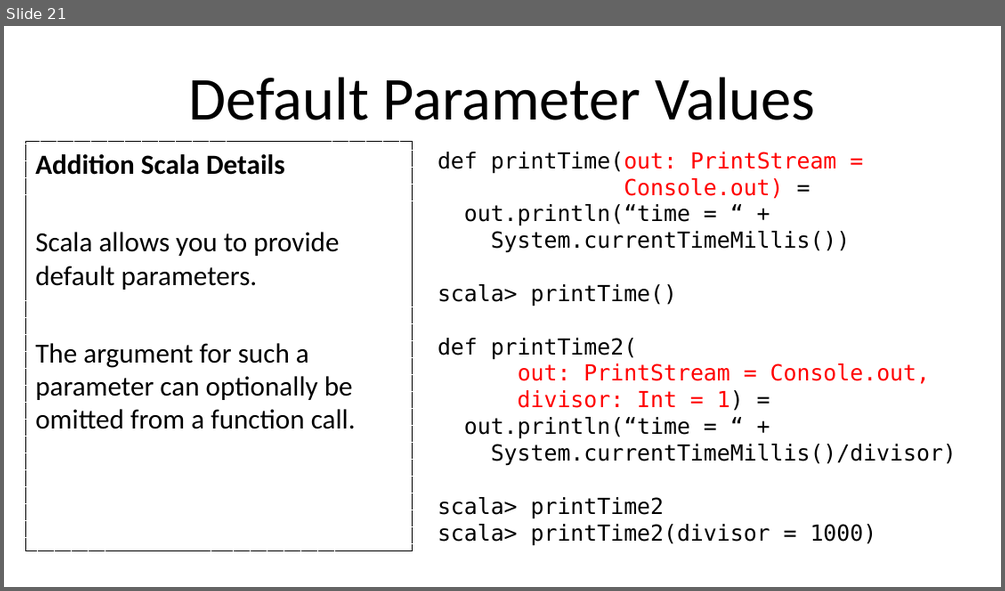
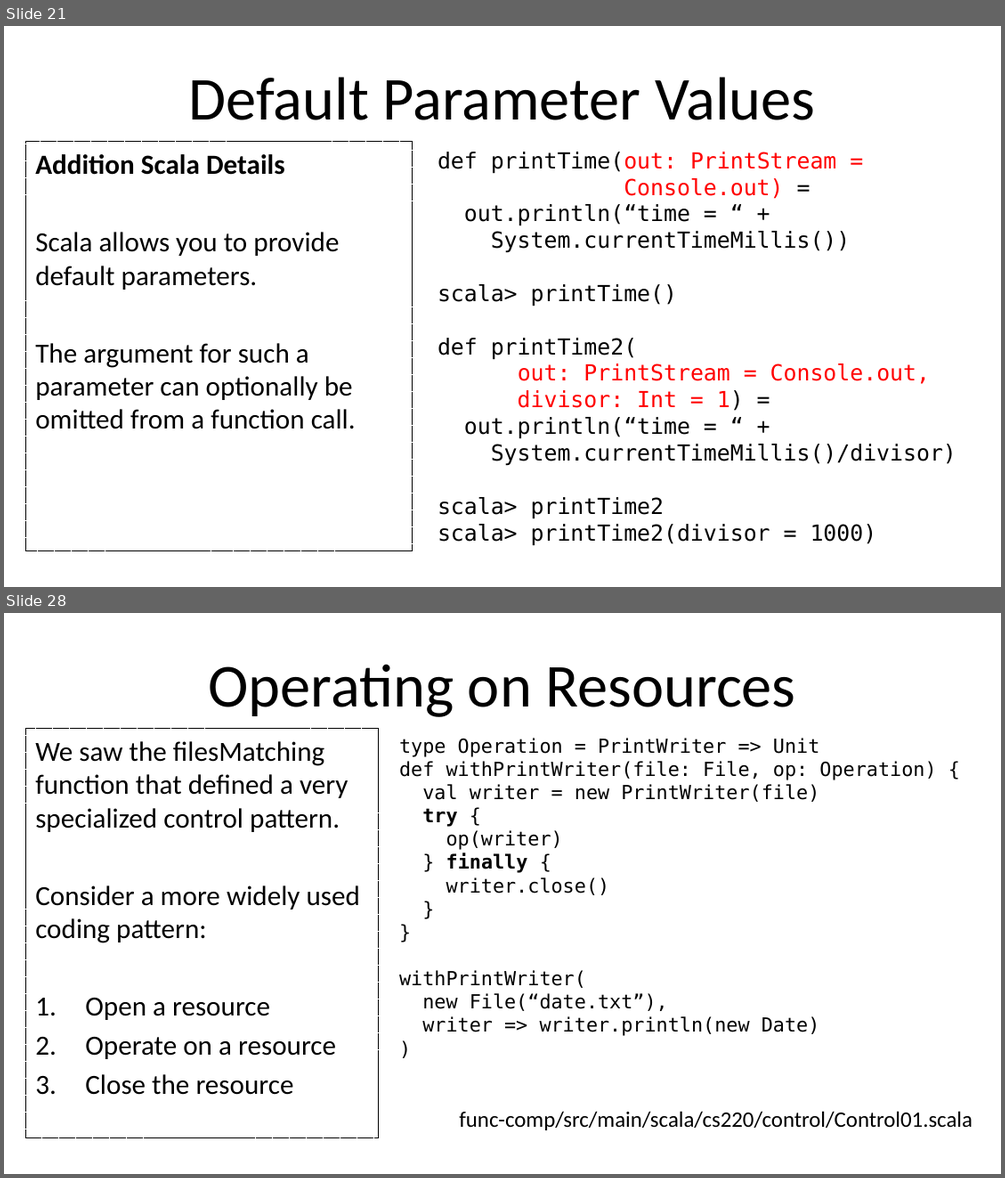
Before and after one commit to umass-cs-220/weekly-topic-control-abstraction, a slide deck: slides/control-abstraction.pptx. Shown one above the other, each under a label of ours: slide 21 before the commit, slides 21 and 28 after it; the slides between them are not shown. The pictures are 1005x591 and 1005x1178 pixels, drawn with LibreOffice and Linux fonts; fonts in the diff are those of the drawing; background and template pictures are left out. Boxes give left, top, right and bottom in pixels: in the first picture for what was removed or moved away, otherwise in the second. Text is boxed around its words. In the diff, an @@ line names an element or a change of style, - is before the commit and + after.

```diff
--- a/slides/control-abstraction.pptx
+++ b/slides/control-abstraction.pptx
@@ slide 28 added at (4,613,1001,1174), background #FFFFFF @@
@@ title added at (208,664,795,717), 44 pt, text #000000 @@
+Operating on Resources
@@ text added at (26,729,379,1138), outline #000000 0.75 pt dashed, 20 pt, text #000000 @@
+We saw the filesMatching function that defined a very specialized control pattern.
+Consider a more widely used coding pattern:
+1. Open a resource
+2. Operate on a resource
+3. Close the resource
@@ text added at (399,738,936,1036), 14 pt, text #000000 @@
+type Operation = PrintWriter => Unit
+def withPrintWriter(file: File, op: Operation) {
+val writer = new PrintWriter(file)
+try {
+op(writer)
+} finally {
+writer.close()
+}
+}
+withPrintWriter(
+new File(“date.txt”),
+writer => writer.println(new Date)
+)
@@ text added at (459,1111,972,1130), 16 pt, text #000000 @@
+func-comp/src/main/scala/cs220/control/Control01.scala
```
Also in this commit, not shown: 1 slide changed, 15 other slides added, 6 other files.
